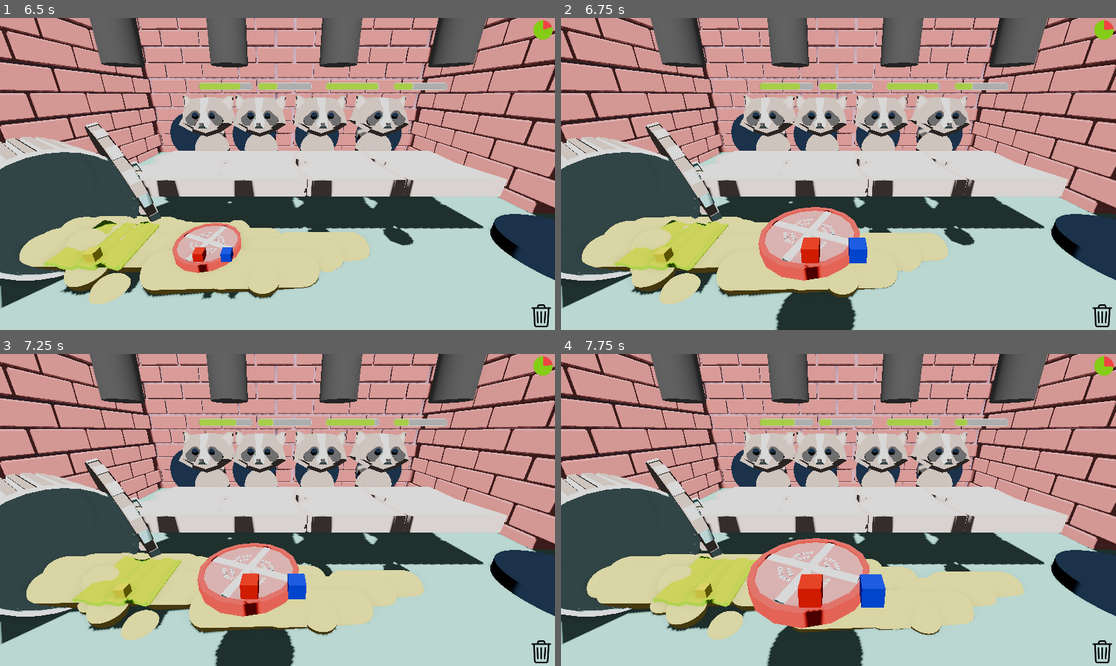
Above: before the commit, frames 1-4 (two rows, left to right).
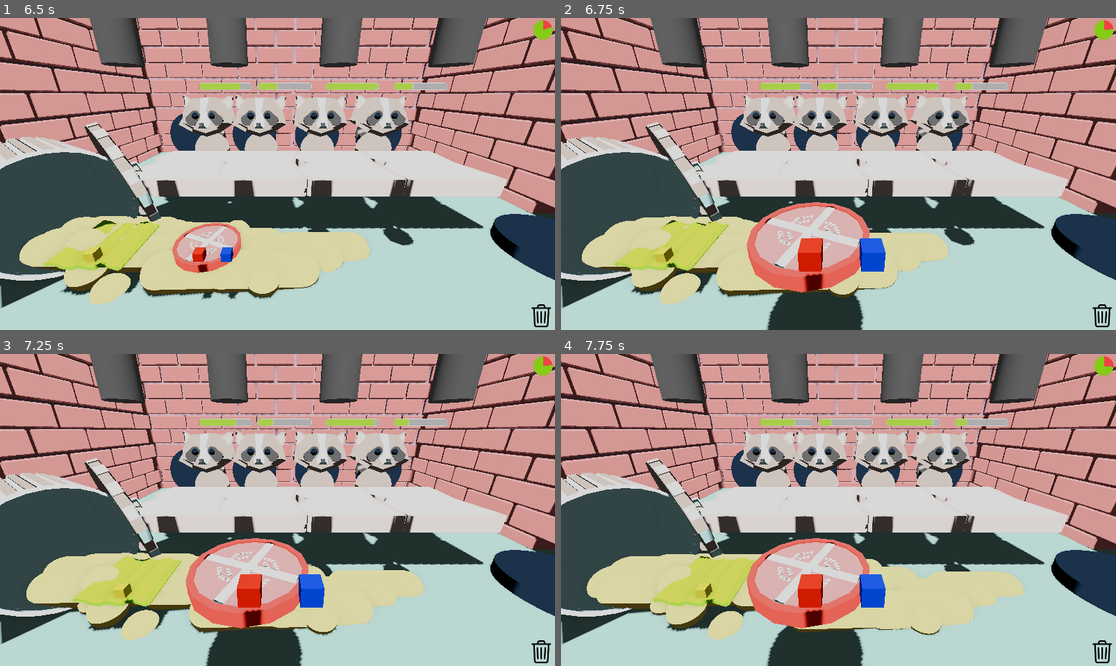
Above: after the commit, the same moments.

Repository: gabrield67/Sandwich-Shop
Game: Godot game, scene res://scenes/game_raccoon_change.tscn
The game is run twice, just before and just after one commit, with the same random seed, the same clock (stepped at 60 frames per second) and the same inputs. This scene is started directly instead of the project's main scene.
Inputs (mouse positions are in pixels of both pictures, inside the frame that each line leads up to):
- Up to frame 1 (6.5 s): move the mouse to (249, 236) at 0.52 s; click (249, 236) at 0.67 s; drag from (444, 220) to (249, 236) at 1.27 s; move the mouse to (111, 127) at 2.02 s; click (111, 127) at 2.17 s; drag from (305, 174) to (111, 127) at 2.77 s; move the mouse to (194, 96) at 3.52 s; click (194, 96) at 3.67 s; drag from (399, 158) to (194, 96) at 4.27 s; move the mouse to (166, 189) at 5.02 s; click (166, 189) at 5.17 s; drag from (333, 105) to (166, 189) at 5.77 s
- Up to frame 2 (6.75 s): move the mouse to (810, 236) at 6.52 s; click (810, 236) at 6.67 s
- Up to frame 3 (7.25 s): no input
- Up to frame 4 (7.75 s): drag from (1005, 556) to (810, 572) at 7.27 s

Frame 1 is identical in both runs. In frame 2, 3.7% of the frame differs, in the area x 33-59%, y 59-100%; in frame 3, 3.7%; in frame 4, nothing differs.

Commit message:
Ingredient and Bread Adjustments for Easy Drag and Drop

Diff:
--- a/scenes/Ingredients/Bread.tscn
+++ b/scenes/Ingredients/Bread.tscn
@@ -9,7 +9,7 @@
 [ext_resource type="PackedScene" uid="uid://bsdvlbrb60p7d" path="res://assets/Sauce Particles.tscn" id="7_ok4gj"]
 
 [sub_resource type="BoxShape3D" id="BoxShape3D_kf4f7"]
-size = Vector3(2, 20, 3)
+size = Vector3(3, 20, 4)
 
 [sub_resource type="StandardMaterial3D" id="StandardMaterial3D_3deqp"]
 transparency = 1
--- a/scenes/Ingredients/Ingredient.tscn
+++ b/scenes/Ingredients/Ingredient.tscn
@@ -6,7 +6,7 @@
 [ext_resource type="AudioStream" uid="uid://8cytiw0cfaxq" path="res://sounds/random2_oga_artisticdude.wav" id="4_y8d8e"]
 
 [sub_resource type="BoxShape3D" id="BoxShape3D_1am71"]
-size = Vector3(2, 0.4, 2)
+size = Vector3(2.5, 0.4, 2.5)
 
 [node name="Ingredient" type="StaticBody3D" unique_id=1817893045]
 script = ExtResource("1_y8d8e")
--- a/scenes/Ingredients/bread.gd
+++ b/scenes/Ingredients/bread.gd
@@ -118,8 +118,8 @@
 	else:
 		get_parent().bad_sandwich_event()
 
-	var newBread = bread_scene.instantiate()
-	newBread.position = position
+	#var newBread = bread_scene.instantiate()
+	#newBread.position = position
 	#get_parent().add_child(newBread)
 	clean_up_bread()
 
--- a/scenes/game_manager.gd
+++ b/scenes/game_manager.gd
@@ -77,7 +77,7 @@
 
 	$UpgradeManager.min_target_flavors = $Parameters.min_target_flavors
 	$UpgradeManager.max_target_flavors = $Parameters.max_target_flavors
-	$UpgradeManager.init_bread()
+	#$UpgradeManager.init_bread()
 
 	$HUD.debug_upgrades =  $Parameters.debug_upgrades
 
